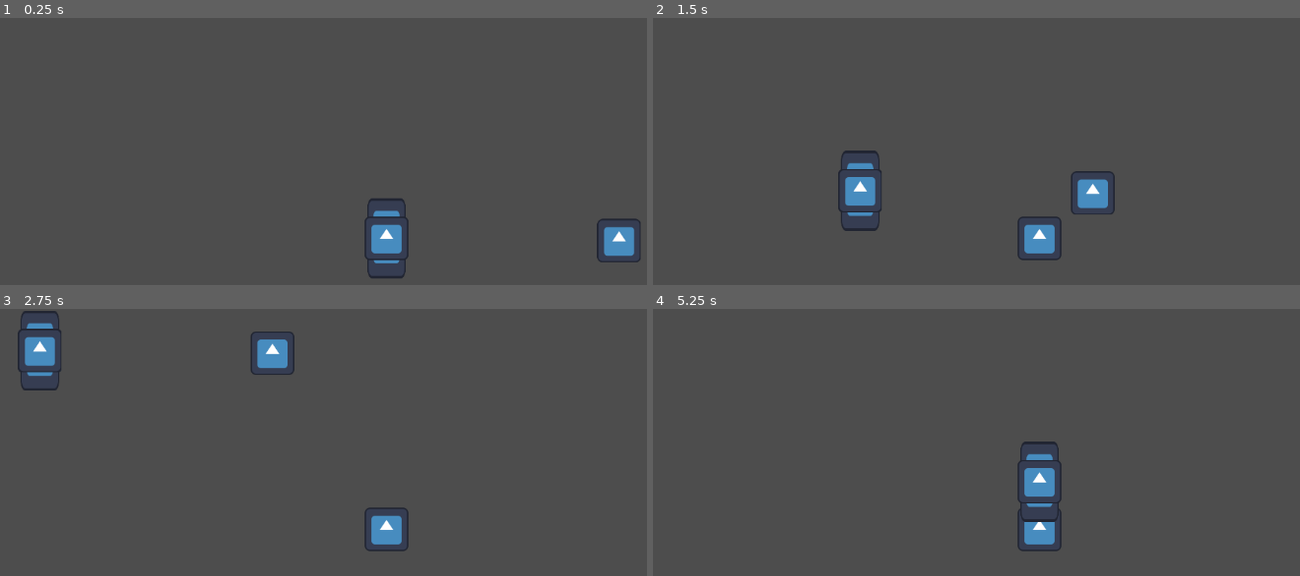
Above: before the commit, frames 1-4 (two rows, left to right).
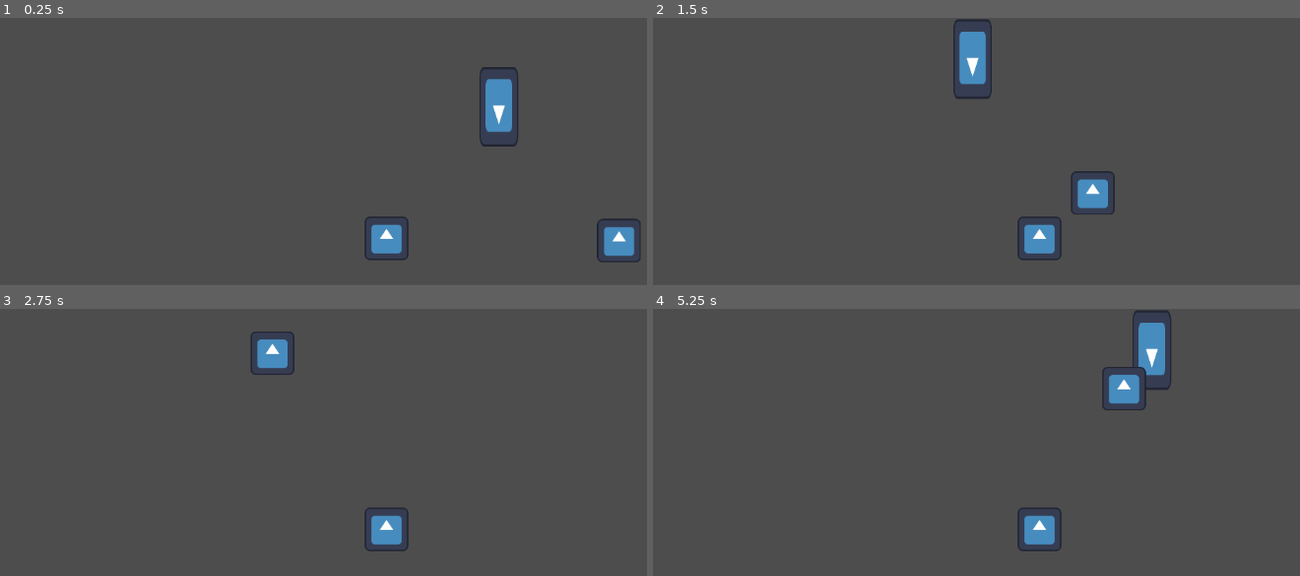
Above: after the commit, the same moments.

Repository: Routund/Mount_Belforte
Game: Godot game, scene res://Scenes/Overworld.tscn
Two runs of this game, one before a commit and one after it. Both use one fixed random seed, a clock stepped at 60 frames per second and the inputs below. The engine's default icon, where the game draws it, is replaced by a stand-in: a white triangle on a blue panel in a dark square.
Inputs:
- Up to frame 1 (0.25 s): no input
- Up to frame 2 (1.5 s): tap Enter at 0.5 s; hold D (right) 0.53-1.28 s; hold S (down) from 1.28 s (still down)
- Up to frame 3 (2.75 s): release S (down) at 2.03 s; hold D (right) from 2.03 s (still down)
- Up to frame 4 (5.25 s): release D (right) at 2.78 s; hold W (up) 2.78-3.53 s; hold A (left) 3.53-5.03 s; hold S (down) from 5.03 s (still down)

The runs differ from the first frame. In frame 1, 1.4% of the frame differs, in the area x 56-81%, y 18-98%; in frame 2, 2.1%; in frame 3, 1.0%; in frame 4, 2.8%, in the area x 56-81%, y 0-80%.
Error before the commit: Invalid access to property or key 'global_position' on a base object of type 'null instance'. (res://Scripts/CharacterBody2D.gd:25)

Commit message:
Slime Spawner done

Diff:
--- a/Scenes/Overworld.tscn
+++ b/Scenes/Overworld.tscn
@@ -22,3 +22,4 @@
 navigation_polygon = SubResource("NavigationPolygon_0qgq4")
 
 [node name="Slime spawner" parent="." instance=ExtResource("3_xn2qj")]
+position = Vector2(329, -387)
--- a/Scenes/slime_spawner.tscn
+++ b/Scenes/slime_spawner.tscn
@@ -11,3 +11,9 @@
 texture = ExtResource("2_j5vyl")
 
 [node name="Spawn_point" type="Node2D" parent="."]
+
+[node name="Spawn_time" type="Timer" parent="."]
+wait_time = 5.0
+autostart = true
+
+[connection signal="timeout" from="Spawn_time" to="." method="_on_spawn_time_timeout"]
--- a/Scripts/CharacterBody2D.gd
+++ b/Scripts/CharacterBody2D.gd
@@ -2,8 +2,9 @@
 # Declare member variables here. Examples:
 # var a = 2
 
+var death = false
 var speed = 600
-@onready var player = get_parent().get_node("/root/player")
+@onready var player = get_parent().get_parent().get_node("Player")
 
 var movement_speed: float = 400.0
 var _movement_target_position = Vector2.ZERO
@@ -12,6 +13,7 @@
 
 
 func _ready():
+	Global.slime += 1
 	navigation_agent.path_desired_distance = 4.0
 	navigation_agent.target_desired_distance = 4.0
 # Make sure to not await during _ready.
@@ -25,7 +27,8 @@
 	navigation_agent.target_position = player.global_position
 
 func _physics_process(_delta):
-	navigation_agent.target_position = player.global_position
+	if death == false:
+		navigation_agent.target_position = player.global_position
 	if navigation_agent.is_navigation_finished():
 		return
 	var current_agent_position: Vector2 = global_position
@@ -39,8 +42,15 @@
 
 func _on_area_2d_body_entered(body):
 	if body.name == "Player":
-		var rng = RandomNumberGenerator.new()
-		var get_water = rng.randi_range(1,4)
-		if Global.water == false and get_water == 4:
+		Global.slime -= 1
+		if death == false:
+			var rng = RandomNumberGenerator.new()
+			var get_water = rng.randi_range(1,4)
+			if Global.water == false and get_water == 4:
+				death = true
+			else:
+				queue_free()
+		elif death == true:
+			Global.slime += 1
 			Global.water = true
-		queue_free()
+			queue_free()
--- a/Scripts/Player.gd
+++ b/Scripts/Player.gd
@@ -4,6 +4,7 @@
 
 
 func _physics_process(_delta):
+	print(Global.slime)
 	var direction = Vector2()
 	if Input.is_action_pressed("up"):
 		direction += Vector2(0,-1)
--- a/Scripts/Slime spawner.gd
+++ b/Scripts/Slime spawner.gd
@@ -2,13 +2,10 @@
 
 var slime = preload("res://Scenes/slime.tscn")
 # Called when the node enters the scene tree for the first time.
-func _ready():
-	pass # Replace with function body.
 
 
-# Called every frame. 'delta' is the elapsed time since the previous frame.
-func _process(delta):
-	var spawn_slime = slime.instantiate()
-	spawn_slime.position = $".".get_global_position()
-	get_tree().get_root().add_child(spawn_slime)
-	await get_tree().create_timer(5).timeout
+func _on_spawn_time_timeout():
+	if Global.slime == 1:
+		var spawn_slime = slime.instantiate()
+		spawn_slime.position = $Spawn_point.position
+		add_child(spawn_slime)
--- a/Scripts/global.gd
+++ b/Scripts/global.gd
@@ -10,3 +10,5 @@
 var rund = true
 
 var inventory_open = false
+
+var slime = 1
